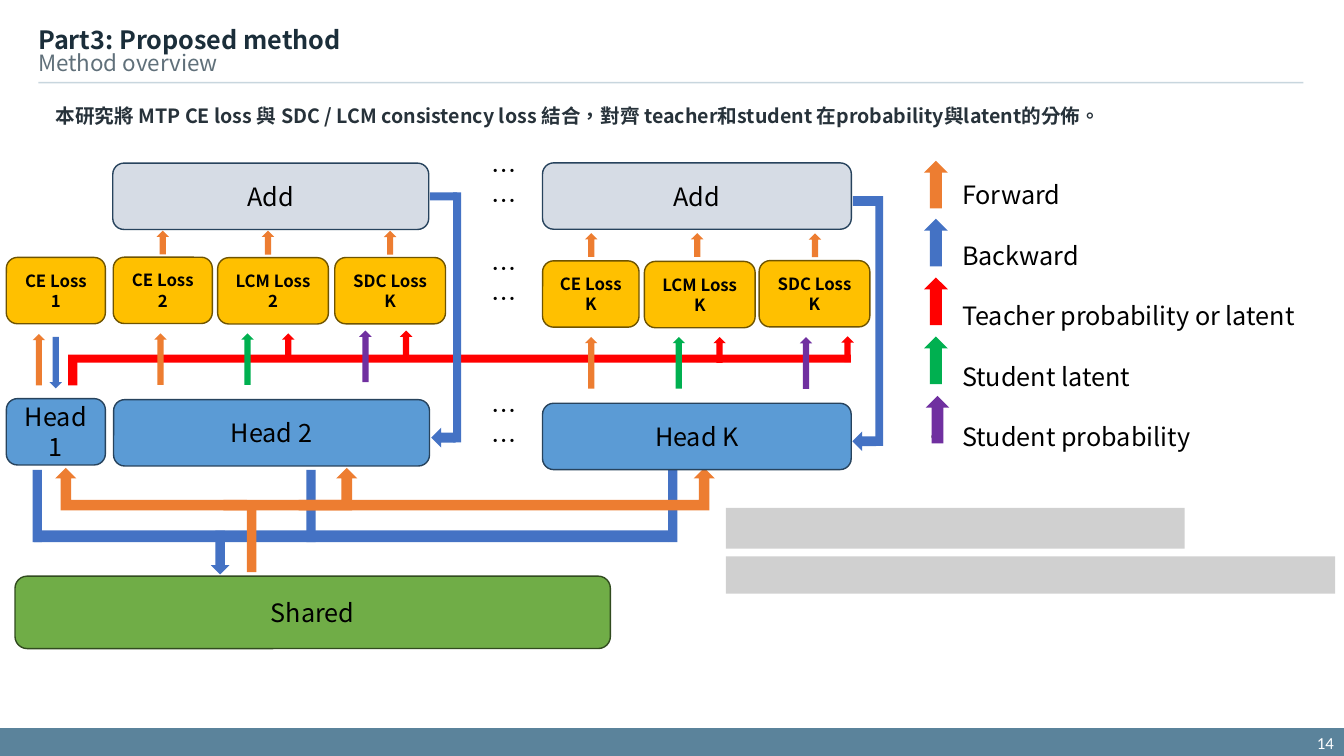
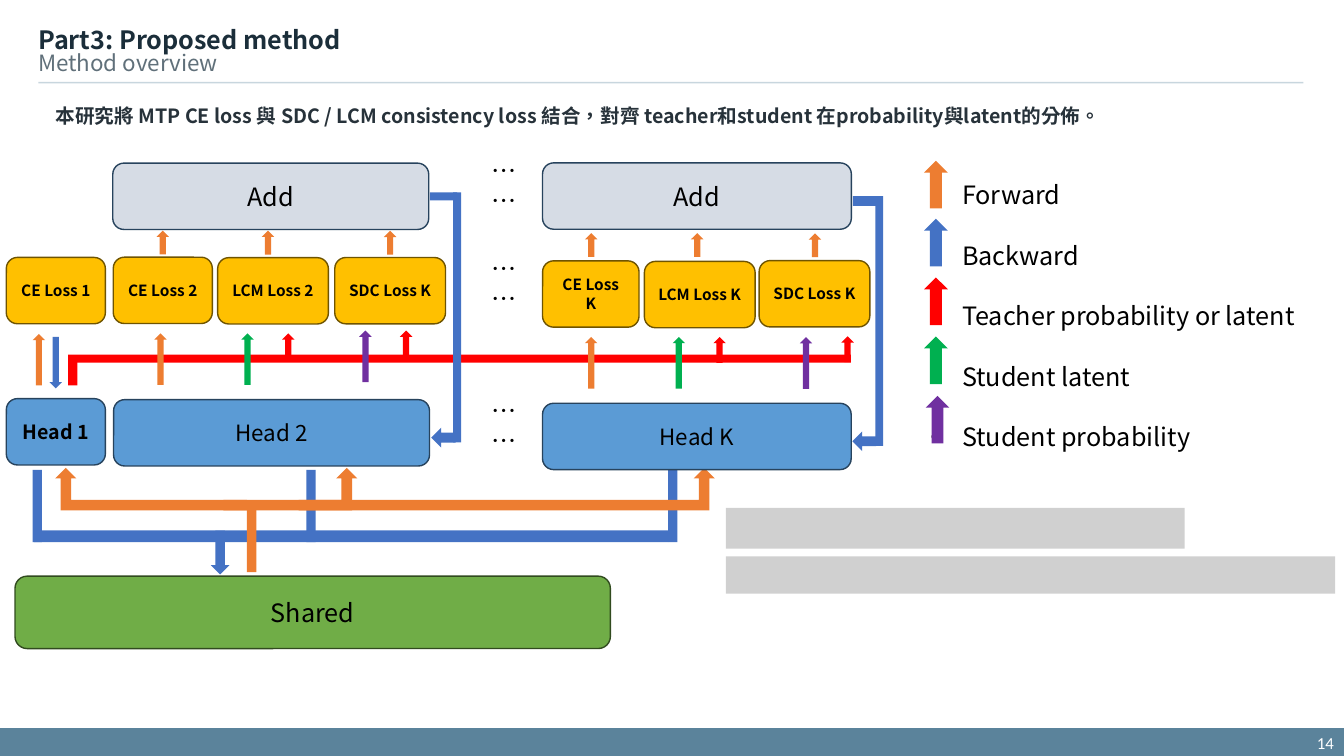
Before and after one commit to xdfg12456/llama-mtp, a slide deck: slide 14 of doc/mtp_with_consistency_method_v2.pptx. Drawn at 1344x756 pixels with LibreOffice and Linux fonts; fonts in the diff are those of the drawing; grey boxes stand for pictures. Boxes give left, top, right and bottom in pixels: in the first picture for what was removed or moved away, otherwise in the second. Text is boxed around its words. In the diff, an @@ line names an element or a change of style, - is before the commit and + after.

```diff
--- a/doc/mtp_with_consistency_method_v2.pptx
+++ b/doc/mtp_with_consistency_method_v2.pptx
@@ size 12 to 11 pt in 7 elements at <box>218,258,329,325</box>, <box>113,257,212,324</box>, <box>6,257,105,324</box>, <box>542,261,639,328</box>, <box>644,261,755,328</box>, <box>759,261,870,328</box>, <box>335,257,446,324</box> @@
@@ rounded rectangle "Head 1" at <box>6,398,105,465</box>: size 18 to 14 pt, bold on @@
@@ rounded rectangle "Head 2" at <box>114,400,430,467</box>: size 18 to 16 pt @@
@@ rounded rectangle "Head K" at <box>542,403,851,470</box>: size 18 to 16 pt @@
```
Also in this commit, not shown: 12 other slides changed, 1 other file.
